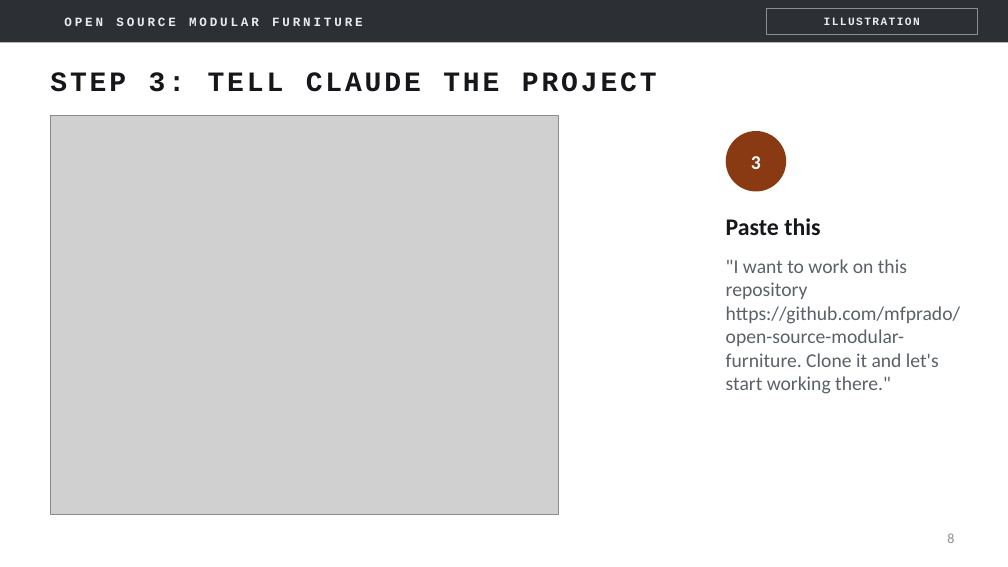
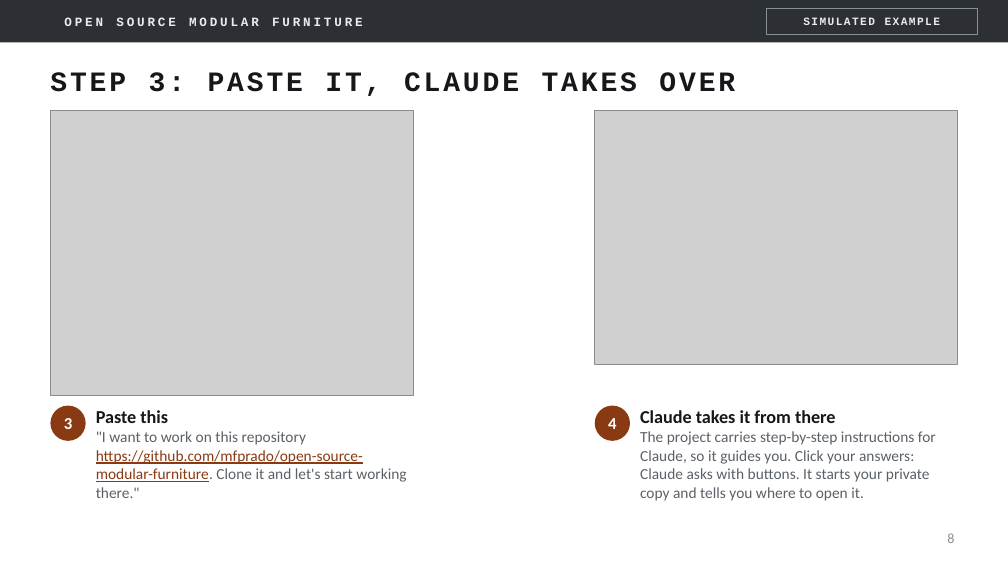
Before and after one commit to mfprado/acrylic-furniture, a slide deck: slide 8 of docs/contributing-guide.pptx. Drawn at 1008x567 pixels with LibreOffice and Linux fonts; fonts in the diff are those of the drawing; grey boxes stand for pictures; background and template pictures are left out. Boxes give left, top, right and bottom in pixels: in the first picture for what was removed or moved away, otherwise in the second. Text is boxed around its words. In the diff, an @@ line names an element or a change of style, - is before the commit and + after.

```diff
--- a/docs/contributing-guide.pptx
+++ b/docs/contributing-guide.pptx
@@ text in rectangle at box(803, 17, 940, 25): text changed @@
-ILLUSTRATION
+SIMULATED EXAMPLE
@@ title at box(50, 72, 735, 96): text changed @@
-STEP 3: TELL CLAUDE THE PROJECT
+STEP 3: PASTE IT, CLAUDE TAKES OVER
@@ picture: place and size @@
-picture at box(50, 116, 558, 514)
+picture at box(50, 111, 413, 395)
@@ picture added at box(595, 111, 958, 364) @@
@@ ellipse "3": place and size @@
-ellipse "3" at box(726, 131, 786, 192)
+ellipse "3" at box(50, 405, 86, 440)
@@ ellipse "3" at box(50, 405, 86, 440): size 14 to 12 pt @@
@@ text "Paste this": place and size @@
-text "Paste this" at box(726, 218, 960, 394)
+text "Paste this" at box(96, 410, 406, 498)
@@ text "Paste this" at box(96, 410, 406, 498): size 17 to 13 pt in "Paste this"; size 14 to 11 pt; text colour #5B6168 to #8A3A12, underline on in "https://github.com/mfprado/open-source-modular-furniture." @@
@@ ellipse added at box(595, 405, 630, 440), fill #8A3A12, 12 pt, text #FFFFFF, bold @@
+4
@@ text added at box(640, 410, 936, 501), 11 pt, text #5B6168 @@
+Claude takes it from there
+The project carries step-by-step instructions for Claude, so it guides you. Click your answers: Claude asks with buttons. It starts your private copy and tells you where to open it.
```
Also in this commit, not shown: 4 other slides changed, 1 slide removed.
